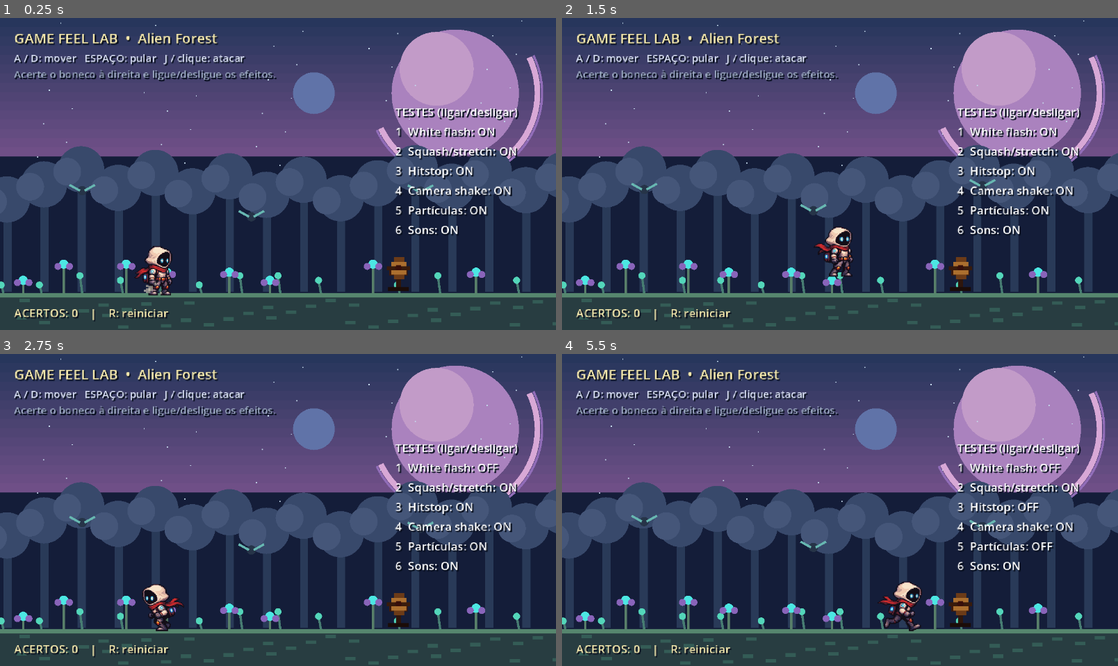
Above: before the commit, frames 1-4 (two rows, left to right).
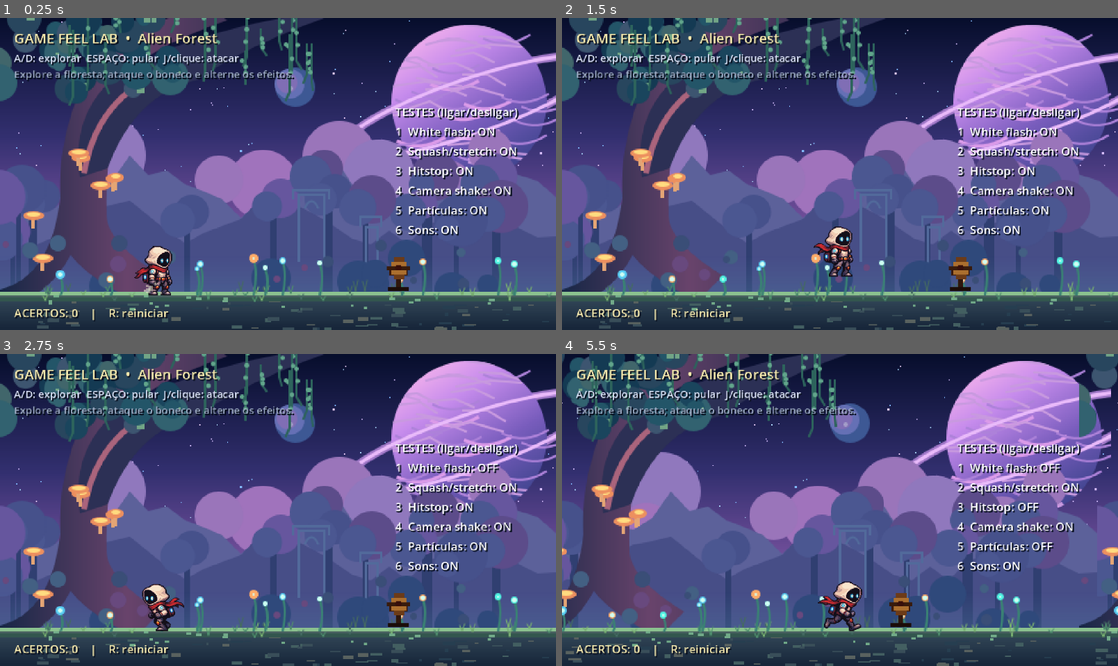
Above: after the commit, the same moments.

Repository: NathanMarts/game_feel_lab
Game: Godot game, scene res://main.tscn
Same seed, same stepped clock (60 frames per second), same inputs: the game is played once before the commit and once after it.
Inputs (mouse positions are in pixels of both pictures, inside the frame that each line leads up to):
- Up to frame 1 (0.25 s): no input
- Up to frame 2 (1.5 s): tap Enter at 0.5 s; move the mouse to (962, 158) at 0.52 s; hold D (move_right) 0.53-1.25 s; tap J (attack) at 0.6 s; click (962, 158) at 0.67 s; tap Space (jump) at 0.77 s; drag from (728, 189) to (812, 236) at 1.27 s
- Up to frame 3 (2.75 s): move the mouse to (333, 441) at 2.02 s; hold A (move_left) from 2.03 s (still down); tap 1 at 2.1 s
- Up to frame 4 (5.5 s): release A (move_left) at 2.75 s; drag from (812, 572) to (673, 463) at 2.77 s; move the mouse to (1006, 556) at 3.52 s; hold D (move_right) 3.53-4.25 s; tap 3 at 3.6 s; tap Space (jump) at 3.77 s; drag from (673, 463) to (756, 432) at 4.27 s; move the mouse to (867, 510) at 5.02 s; hold D (move_right) from 5.03 s (still down); tap 5 at 5.1 s; click (867, 510) at 5.17 s

The runs differ from the first frame. In frame 1, 79% of the frame differs, in the area x 0-100%, y 0-100%; in frame 2, 79%; in frame 3, 79%; in frame 4, 80%.

Commit message:
feat: multi-layer image parallax forest and wider playable level

Diff:
--- a/main.gd
+++ b/main.gd
@@ -50,6 +50,7 @@
 	randomize()
 	setup_input()
 	build_stage()
+	build_scenery()
 	build_animation_frames()
 	build_characters()
 	build_camera()
@@ -76,13 +77,39 @@
 
 func build_stage() -> void:
 	var platform := StaticBody2D.new()
-	platform.position = Vector2(240, 255)
+	platform.position = Vector2(720, 255)
 	var collision := CollisionShape2D.new()
 	var shape := RectangleShape2D.new()
-	shape.size = Vector2(480, 30)
+	shape.size = Vector2(1440, 30)
 	collision.shape = shape
 	platform.add_child(collision)
 	add_child(platform)
+
+# Every layer is an image file, not a shape drawn in _draw().
+# Slower scroll_scale means a more distant layer.
+func build_scenery() -> void:
+	var specs: Array = [
+		["res://assets/scenery/sky.svg", 0.12],
+		["res://assets/scenery/distant.svg", 0.35],
+		["res://assets/scenery/mid.svg", 0.65],
+		["res://assets/scenery/ground.svg", 1.0],
+	]
+	for spec in specs:
+		var texture: Texture2D = load(spec[0]) as Texture2D
+		if texture == null:
+			push_error("Parallax asset missing: %s" % spec[0])
+			continue
+		var layer := Parallax2D.new()
+		layer.name = spec[0].get_file().get_basename().capitalize()
+		layer.scroll_scale = Vector2(float(spec[1]), 1.0)
+		layer.repeat_size = Vector2(480.0, 0.0)
+		layer.repeat_times = 3
+		var sprite := Sprite2D.new()
+		sprite.texture = texture
+		sprite.centered = false
+		sprite.texture_filter = CanvasItem.TEXTURE_FILTER_NEAREST
+		layer.add_child(sprite)
+		add_child(layer)
 
 func build_characters() -> void:
 	player = CharacterBody2D.new()
@@ -138,6 +165,10 @@
 func build_camera() -> void:
 	camera = Camera2D.new()
 	camera.position = Vector2(240, 135)
+	camera.limit_left = 0
+	camera.limit_right = 1440
+	camera.limit_top = 0
+	camera.limit_bottom = 270
 	add_child(camera)
 	camera.make_current()
 
@@ -166,9 +197,9 @@
 	add_child(layer)
 	var title := make_label("GAME FEEL LAB  •  Alien Forest", Vector2(12, 9), 12, Color("#f5e9ad"))
 	layer.add_child(title)
-	var controls := make_label("A / D: mover   ESPAÇO: pular   J / clique: atacar", Vector2(12, 28), 9, Color("#d9e0f4"))
+	var controls := make_label("A/D: explorar  ESPAÇO: pular  J/clique: atacar", Vector2(12, 28), 9, Color("#d9e0f4"))
 	layer.add_child(controls)
-	var tip := make_label("Acerte o boneco à direita e ligue/desligue os efeitos.", Vector2(12, 42), 9, Color("#9fadc5"))
+	var tip := make_label("Explore a floresta; ataque o boneco e alterne os efeitos.", Vector2(12, 42), 9, Color("#9fadc5"))
 	layer.add_child(tip)
 	effects_label = make_label("", Vector2(341, 74), 10, Color("#ffffff"))
 	layer.add_child(effects_label)
@@ -239,7 +270,7 @@
 		apply_squash(Vector2(0.74, 1.24), 0.22)
 		play_sfx("jump")
 	player.move_and_slide()
-	player.position.x = clampf(player.position.x, 12.0, 468.0)
+	player.position.x = clampf(player.position.x, 12.0, 1428.0)
 	if not was_on_floor and player.is_on_floor():
 		apply_squash(Vector2(1.27, 0.73), 0.28)
 		if effects["particles"]:
@@ -252,6 +283,9 @@
 	time_since_start += delta
 	animation_clock += delta
 	alien_clock += delta
+	# Keep the world larger than one screen so the parallax can actually scroll.
+	if camera != null and player != null:
+		camera.position.x = clampf(player.position.x, 240.0, 1200.0)
 	if player_sprite != null:
 		var moving: bool = absf(player.velocity.x) > 8.0 and player.is_on_floor()
 		var state: String = "walk" if moving else "idle"
@@ -409,53 +443,3 @@
 	img.fill_rect(Rect2i(x, y, w, h), Color(hex))
 
 # Alien forest: deterministic pixel layers, designed for future parallax extraction.
-func _draw() -> void:
-	draw_rect(Rect2(0, 0, 480, 270), Color("#141d39"))
-	# Nebula gradient bands.
-	for band in range(15):
-		var tint: Color = Color("#27365c").lerp(Color("#74518a"), float(band) / 15.0)
-		draw_rect(Rect2(0, band * 8, 480, 8), tint)
-	# Huge ringed planet and a second moon.
-	draw_arc(Vector2(393, 65), 71.0, -0.45, 2.7, 96, Color("#d8a8d6"), 5.0)
-	draw_arc(Vector2(393, 65), 75.0, -0.45, 2.7, 96, Color("#916db8"), 2.0)
-	draw_circle(Vector2(393, 65), 55.0, Color("#aa82be"))
-	draw_circle(Vector2(377, 44), 32.0, Color("#c29bc8"))
-	draw_circle(Vector2(271, 65), 18.0, Color("#6073a8"))
-	for i in range(47):
-		var sx: float = float((i * 97 + 27) % 480)
-		var sy: float = float((i * 47 + 17) % 132)
-		draw_rect(Rect2(sx, sy, 1, 1), Color("#c6dbed"))
-	# Far-away silhouettes: layered canopy, giant stalks and vegetation.
-	for i in range(18):
-		var fx: float = float(i * 32 - 10)
-		var h: float = float(22 + (i * 13) % 29)
-		draw_rect(Rect2(fx + 13, 185 - h, 7, h + 52), Color("#293a58"))
-		draw_circle(Vector2(fx + 16, 179 - h), 20.0, Color("#38496b"))
-		draw_circle(Vector2(fx + 4, 181 - h), 12.0, Color("#455679"))
-	# Front foliage: overgrown platform, luminous spores, mushrooms.
-	draw_rect(Rect2(0, 238, 480, 32), Color("#283d41"))
-	draw_rect(Rect2(0, 238, 480, 4), Color("#56866e"))
-	for i in range(36):
-		var px: float = float((i * 71 + 17) % 480)
-		var py: float = float(243 + (i * 13) % 24)
-		draw_rect(Rect2(px, py, 9, 3), Color("#345c56"))
-	for i in range(12):
-		var x: float = float((i * 103 + 36) % 480)
-		var height: float = float(7 + (i % 3) * 4)
-		draw_line(Vector2(x, 238), Vector2(x - 2, 238 - height), Color("#477d72"), 2.0)
-		draw_circle(Vector2(x - 2, 238 - height), 3.0, Color("#53d6ba"))
-	# Bioluminescent insect-flowers.
-	for i in range(8):
-		var px: float = float((i * 89 + 55) % 480)
-		var py: float = float(213 + (i % 3) * 7)
-		draw_line(Vector2(px, 238), Vector2(px, py), Color("#587f69"), 2.0)
-		draw_circle(Vector2(px, py), 4.0, Color("#4ce7e3"))
-		draw_circle(Vector2(px - 5, py + 2), 3.0, Color("#8964ba"))
-		draw_circle(Vector2(px + 5, py + 2), 3.0, Color("#8964ba"))
-	# Creature silhouettes in the background: dragonfly-insects.
-	for i in range(3):
-		var ix: float = 71.0 + float(i * 146)
-		var iy: float = 148.0 + float(i % 2) * 21.0 + sin(alien_clock * 2.0 + i) * 3.0
-		draw_circle(Vector2(ix, iy), 4.0, Color("#263448"))
-		draw_line(Vector2(ix - 2, iy), Vector2(ix - 11, iy - 5), Color("#67b7b1"), 2.0)
-		draw_line(Vector2(ix + 2, iy), Vector2(ix + 11, iy - 5), Color("#67b7b1"), 2.0)
